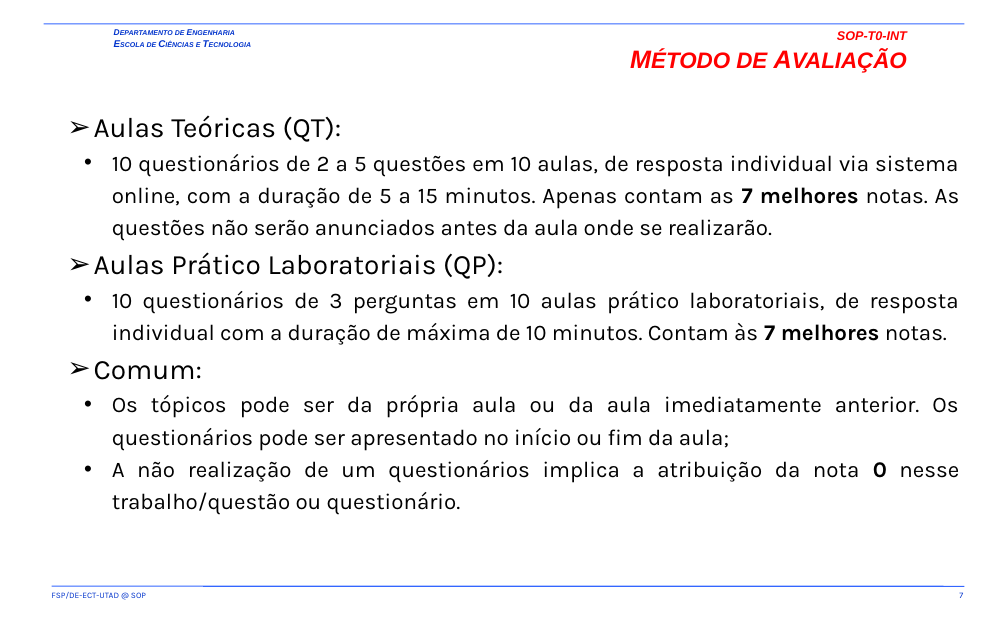
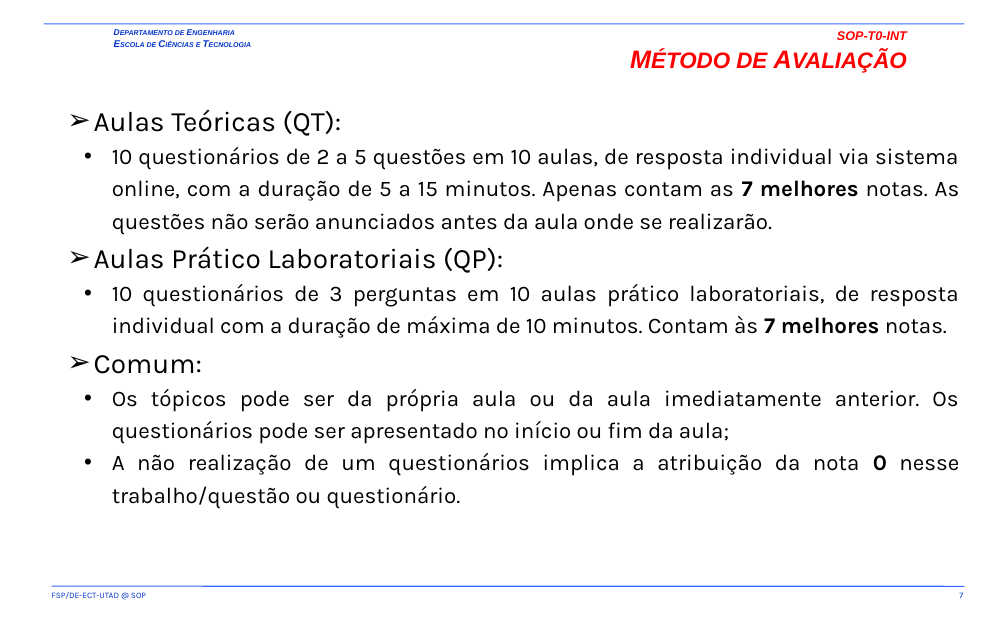
Before and after one commit to fsp864/UTAD-SCO, a slide deck: slide 7 of aulas/t/SCO-T0-INT.pptx. Drawn at 1008x630 pixels with LibreOffice and Linux fonts; fonts in the diff are those of the drawing; background and template pictures are left out. Boxes give left, top, right and bottom in pixels: in the first picture for what was removed or moved away, otherwise in the second. Text is boxed around its words. In the diff, an @@ line names an element or a change of style, - is before the commit and + after.

Commit message:
Aula T2-S01 e T2-S02, updates de código

```diff
--- a/aulas/t/SCO-T0-INT.pptx
+++ b/aulas/t/SCO-T0-INT.pptx
@@ text "Aulas Teóricas (QT):": place and size @@
-text "Aulas Teóricas (QT):" at bbox=[94, 116, 960, 515]
+text "Aulas Teóricas (QT):" at bbox=[94, 110, 960, 509]
```
Also in this commit, not shown: 11 other slides changed, 20 other files.
